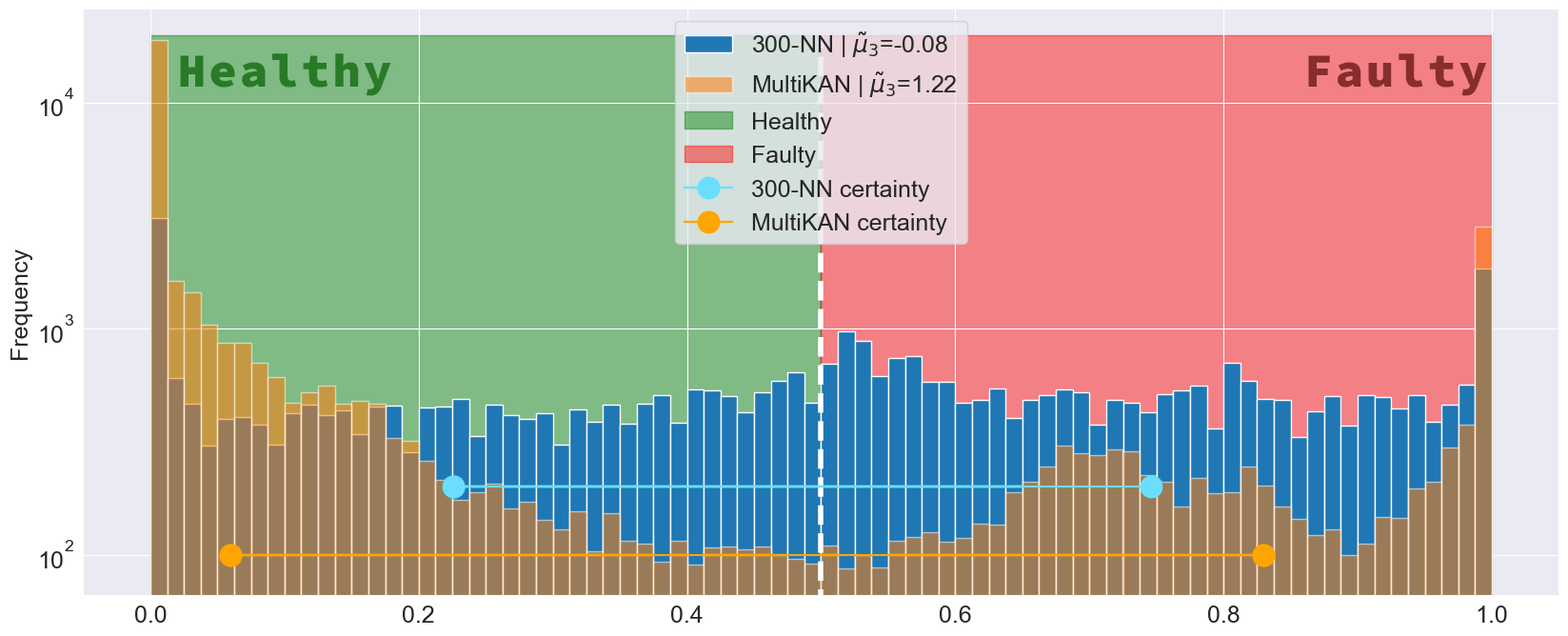
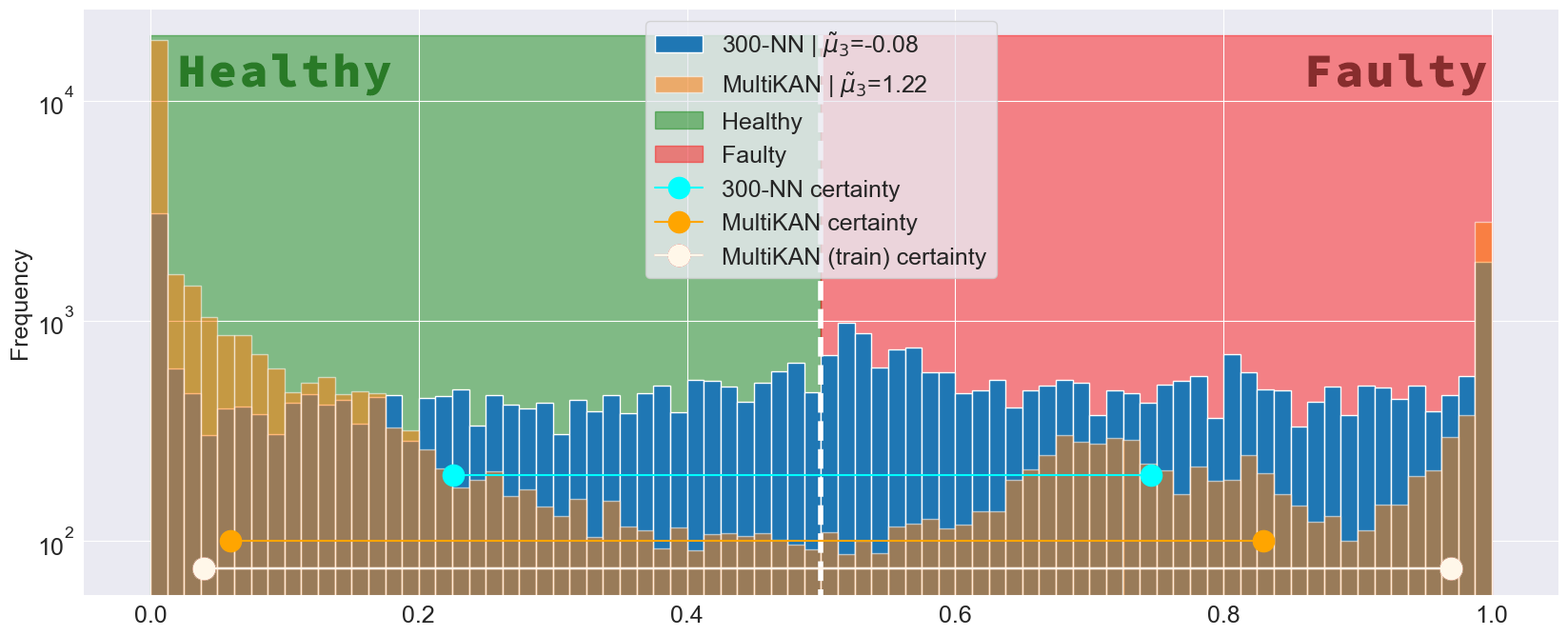
The second (1568, 636) image is a revision of the first. Changes to its layers:
added layer "kan_vs_knn" (1st of 2) above "kan_vs_knn" over [39, 19, 1559, 581]